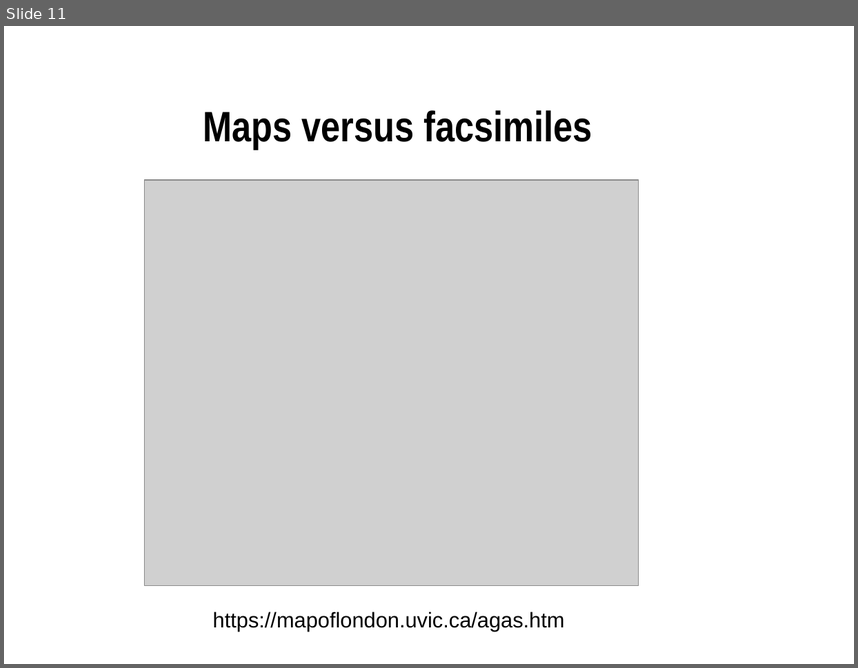
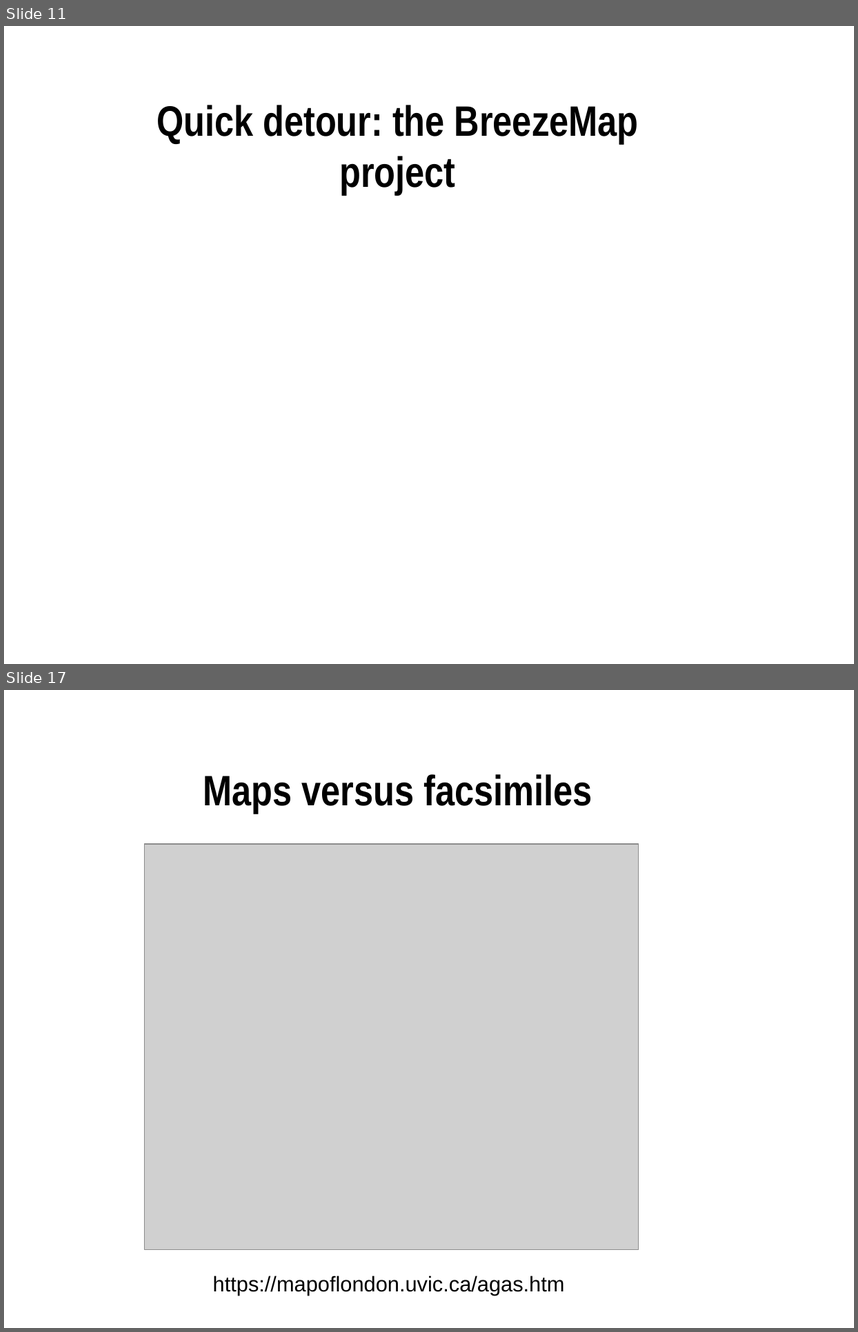
Before and after one commit to martindholmes/BreezeMap, a slide deck: presentations/geo_json_tei/geo_json_tei.odp. Shown one above the other, each under a label of ours: slide 11 before the commit, slides 11 and 17 after it; the slides between them are not shown. The pictures are 858x668 and 858x1332 pixels, drawn with LibreOffice and Linux fonts; fonts in the diff are those of the drawing; grey boxes stand for pictures. Boxes give left, top, right and bottom in pixels: in the first picture for what was removed or moved away, otherwise in the second. Text is boxed around its words. In the diff, an @@ line names an element or a change of style, - is before the commit and + after.

```diff
--- a/presentations/geo_json_tei/geo_json_tei.odp
+++ b/presentations/geo_json_tei/geo_json_tei.odp
@@ slide 11 added at [4,26,854,664], background #FFFFFF @@
@@ title added at [156,105,638,195], 36 pt, text #000000, bold @@
+Quick detour: the BreezeMap project
@@ what was slide 11 is now slide 17 @@
```
Also in this commit, not shown: 7 other slides added.
